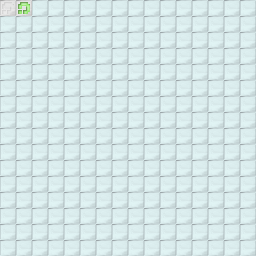
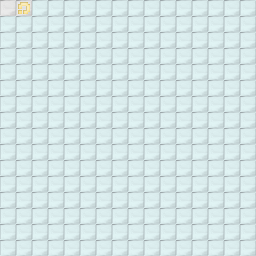
The second (256, 256) image is a revision of the first. Changes to its layers:
hid "Clipboard" over [2, 2, 14, 14]
"Layer #2": opacity 44% → 13%, painted on it over [18, 2, 30, 14]
painted on "Layer #1" over [18, 2, 30, 14]
